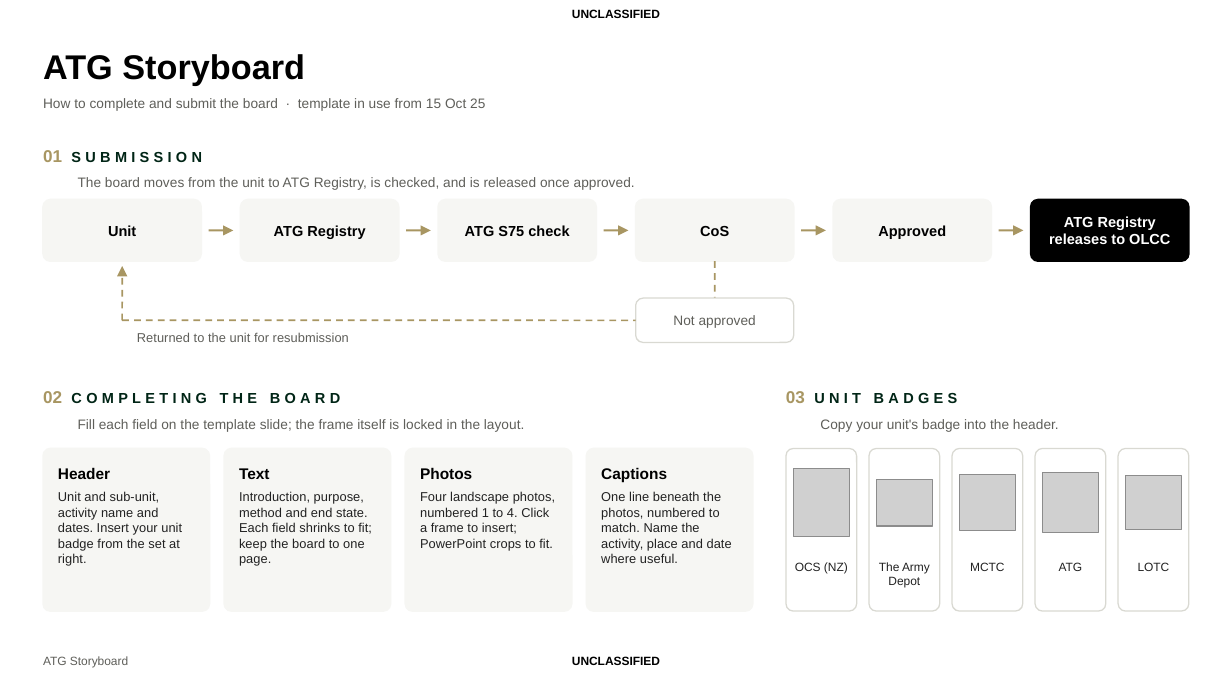
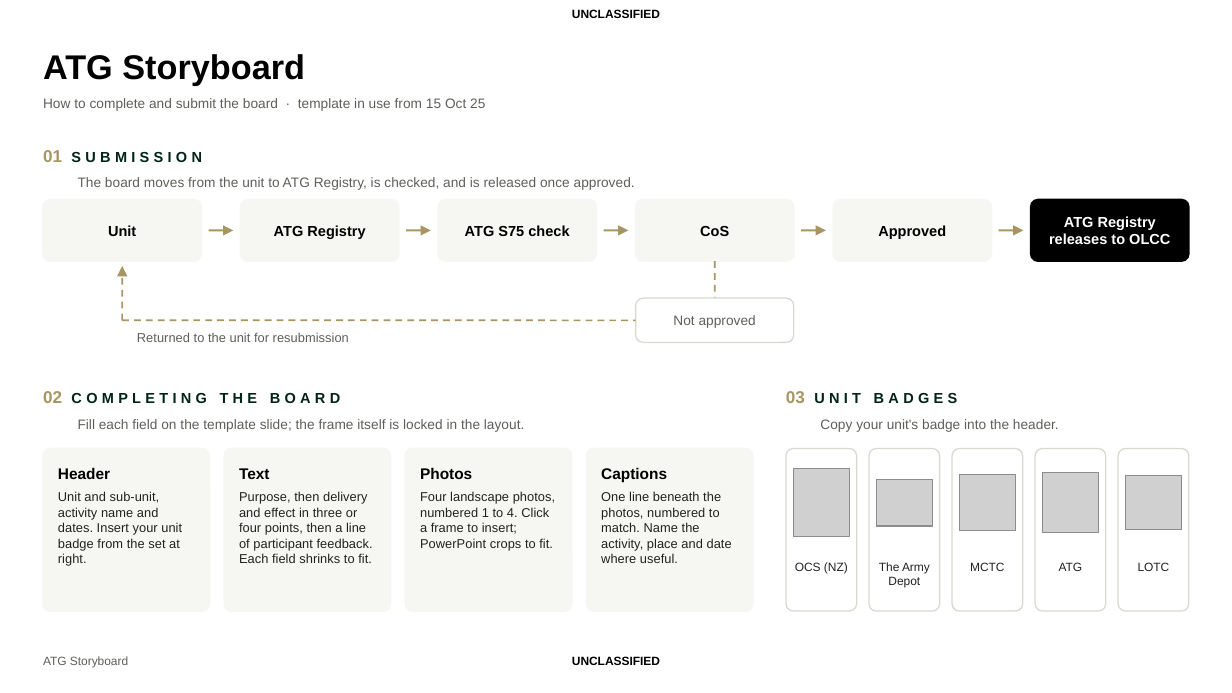
Before and after one commit to TacEdge/PUP, a slide deck: slide 3 of output/atg-storyboard-template.pptx. Drawn at 1232x693 pixels with LibreOffice and Linux fonts; fonts in the diff are those of the drawing; grey boxes stand for pictures; background and template pictures are left out. Boxes give left, top, right and bottom in pixels: in the first picture for what was removed or moved away, otherwise in the second. Text is boxed around its words. In the diff, an @@ line names an element or a change of style, - is before the commit and + after.

```diff
--- a/output/atg-storyboard-template.pptx
+++ b/output/atg-storyboard-template.pptx
@@ text at [239,491,373,563]: text changed @@
-Introduction, purpose, method and end state. Each field shrinks to fit; keep the board to one page.
+Purpose, then delivery and effect in three or four points, then a line of participant feedback. Each field shrinks to fit.
```
Also in this commit, not shown: 2 other slides changed, 2 other files.
